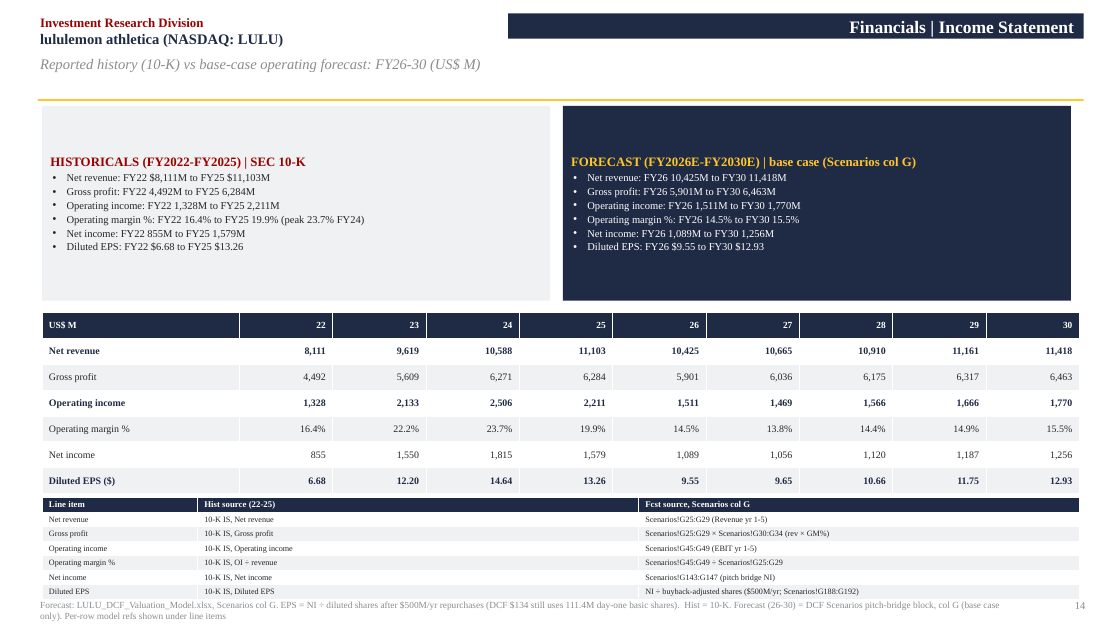
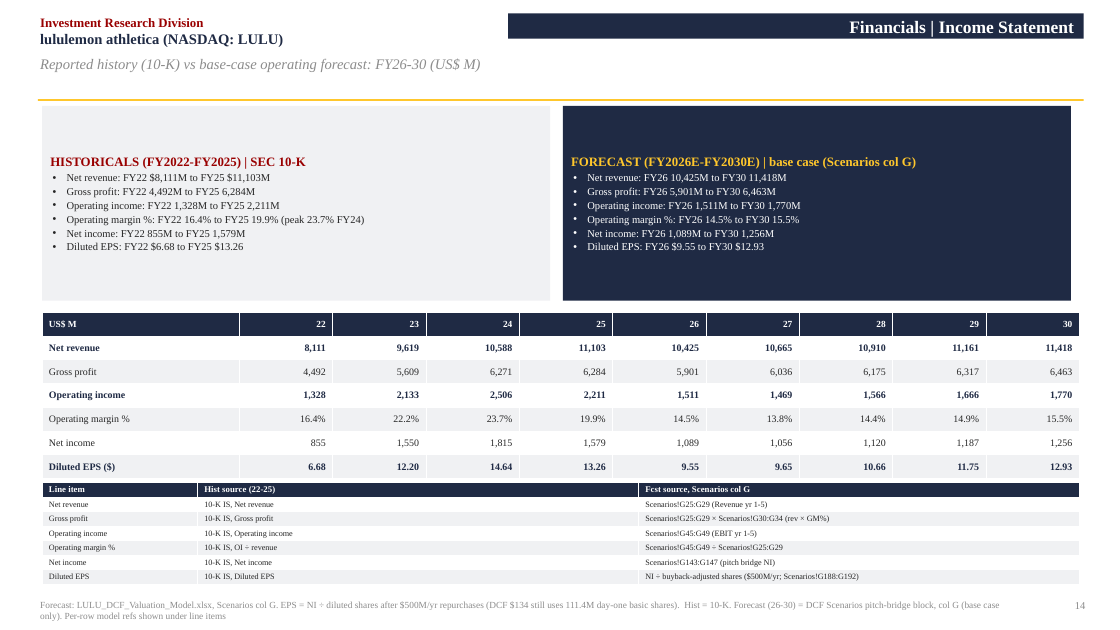
Before and after one commit to vengeanceaiUSC/RM, a slide deck: slide 14 of LULU/LULU_Investment_Pitch_Deck.pptx. Drawn at 1120x630 pixels with LibreOffice and Linux fonts; fonts in the diff are those of the drawing. Boxes give left, top, right and bottom in pixels: in the first picture for what was removed or moved away, otherwise in the second. Text is boxed around its words. In the diff, an @@ line names an element or a change of style, - is before the commit and + after.

```diff
--- a/LULU/LULU_Investment_Pitch_Deck.pptx
+++ b/LULU/LULU_Investment_Pitch_Deck.pptx
@@ table: place and size @@
-table at [42,313,1079,494]
+table at [42,313,1079,479]
@@ table: place and size @@
-table at [42,497,1080,600]
+table at [42,482,1080,585]
```
Also in this commit, not shown: 4 other slides changed, 2 other files.
